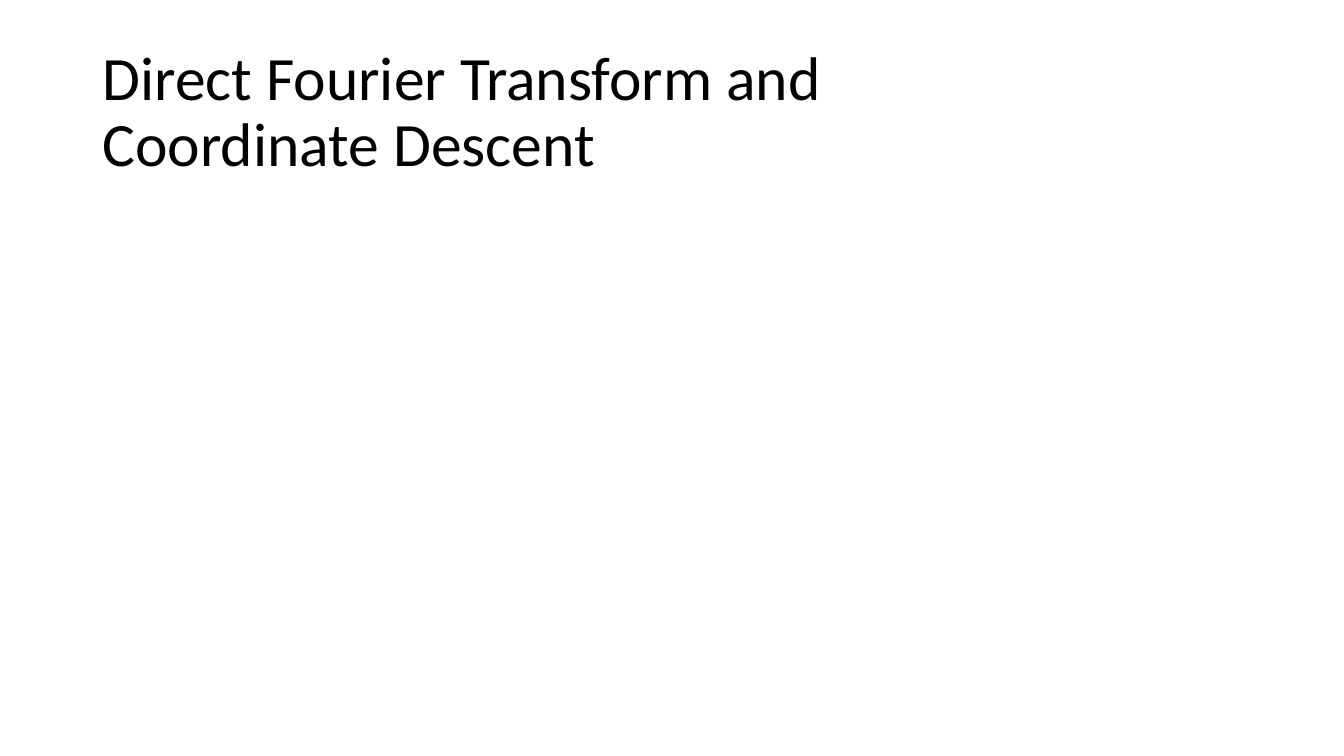
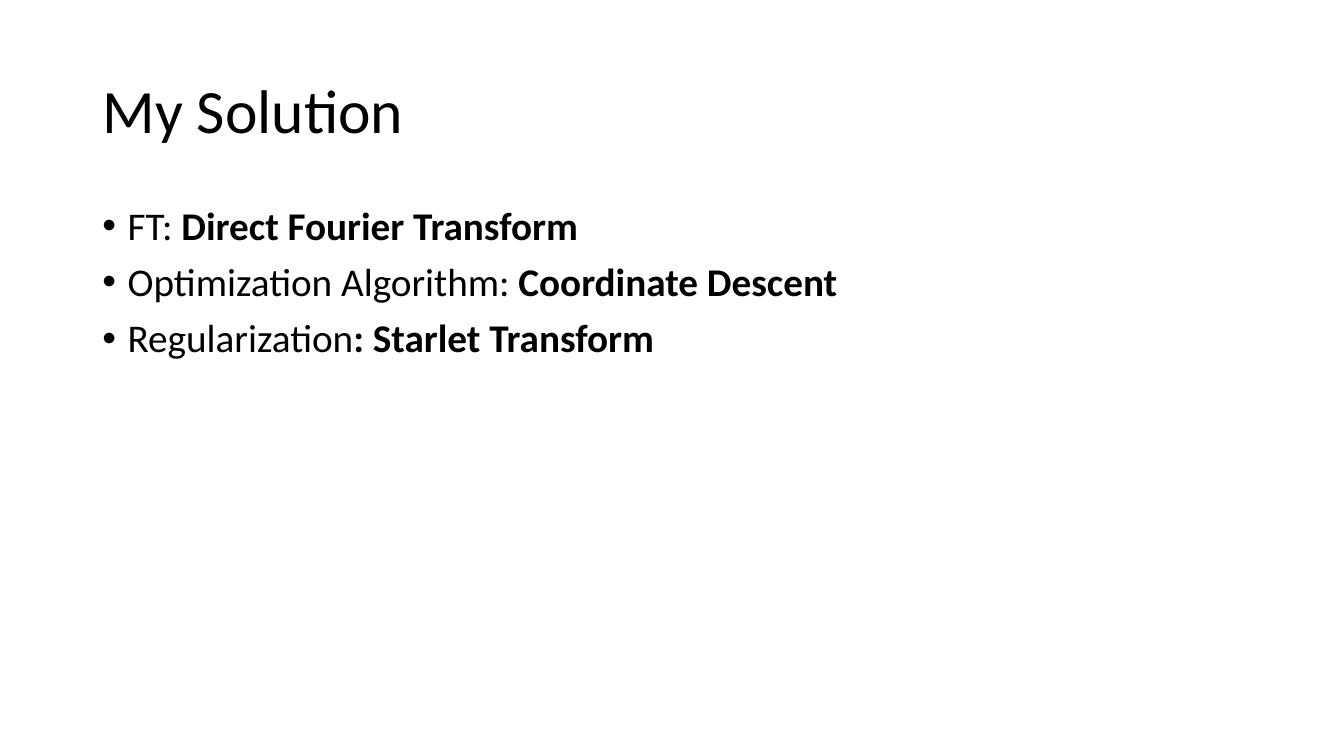
Before and after one commit to lord-blueberry/p8-doc, a slide deck: slide 12 of pp8.pptx (slide 22 before the commit). Drawn at 1344x756 pixels with LibreOffice and Linux fonts; fonts in the diff are those of the drawing. Boxes give left, top, right and bottom in pixels: in the first picture for what was removed or moved away, otherwise in the second. Text is boxed around its words. In the diff, an @@ line names an element or a change of style, - is before the commit and + after.

```diff
--- a/pp8.pptx
+++ b/pp8.pptx
@@ title at (102, 90, 403, 143): text changed @@
-Direct Fourier Transform and
-Coordinate Descent
+My Solution
@@ text added at (128, 212, 837, 359), 28 pt, text #000000, bold @@
+• FT: Direct Fourier Transform
+• Optimization Algorithm: Coordinate Descent
+• Regularization: Starlet Transform
```
Also in this commit, not shown: 13 other slides changed, 10 slides added, 14 slides removed.
